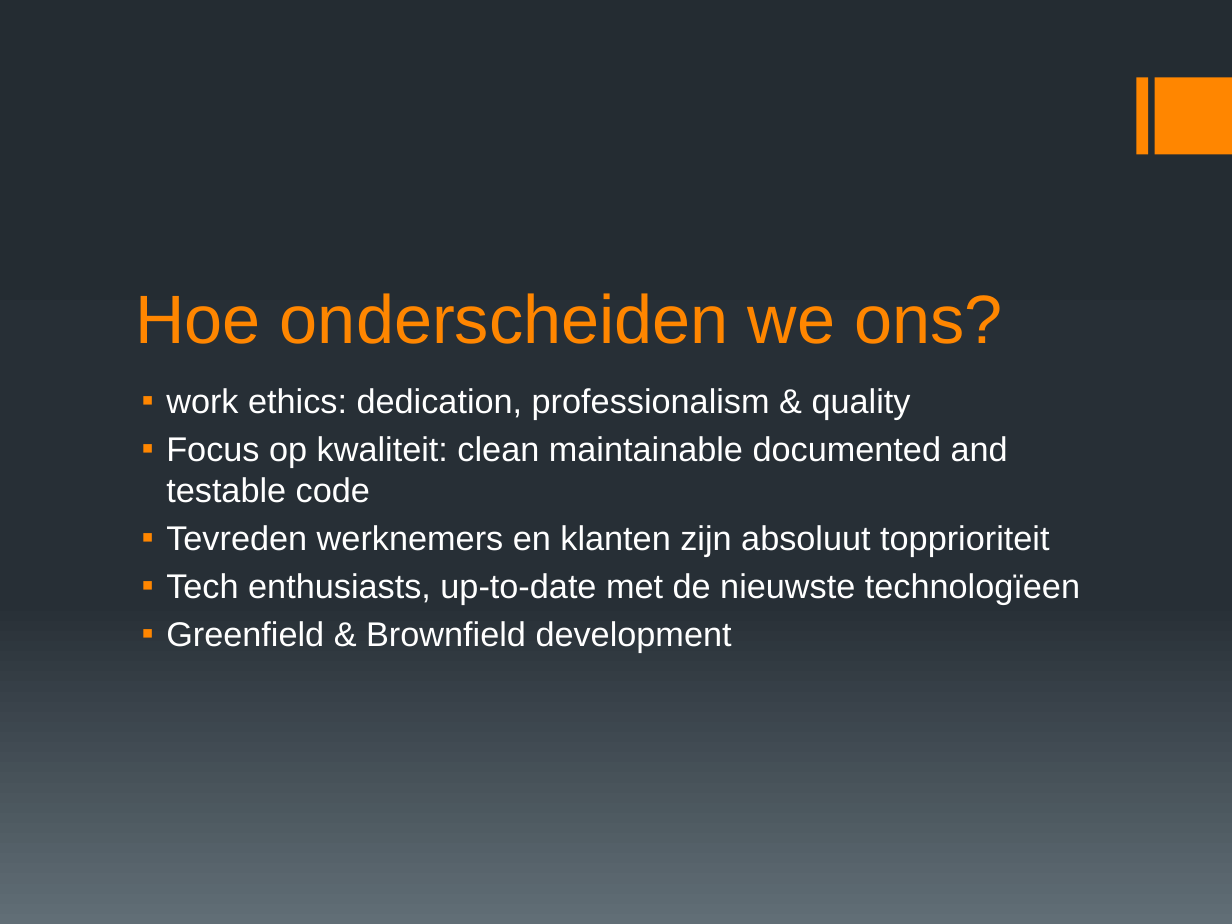
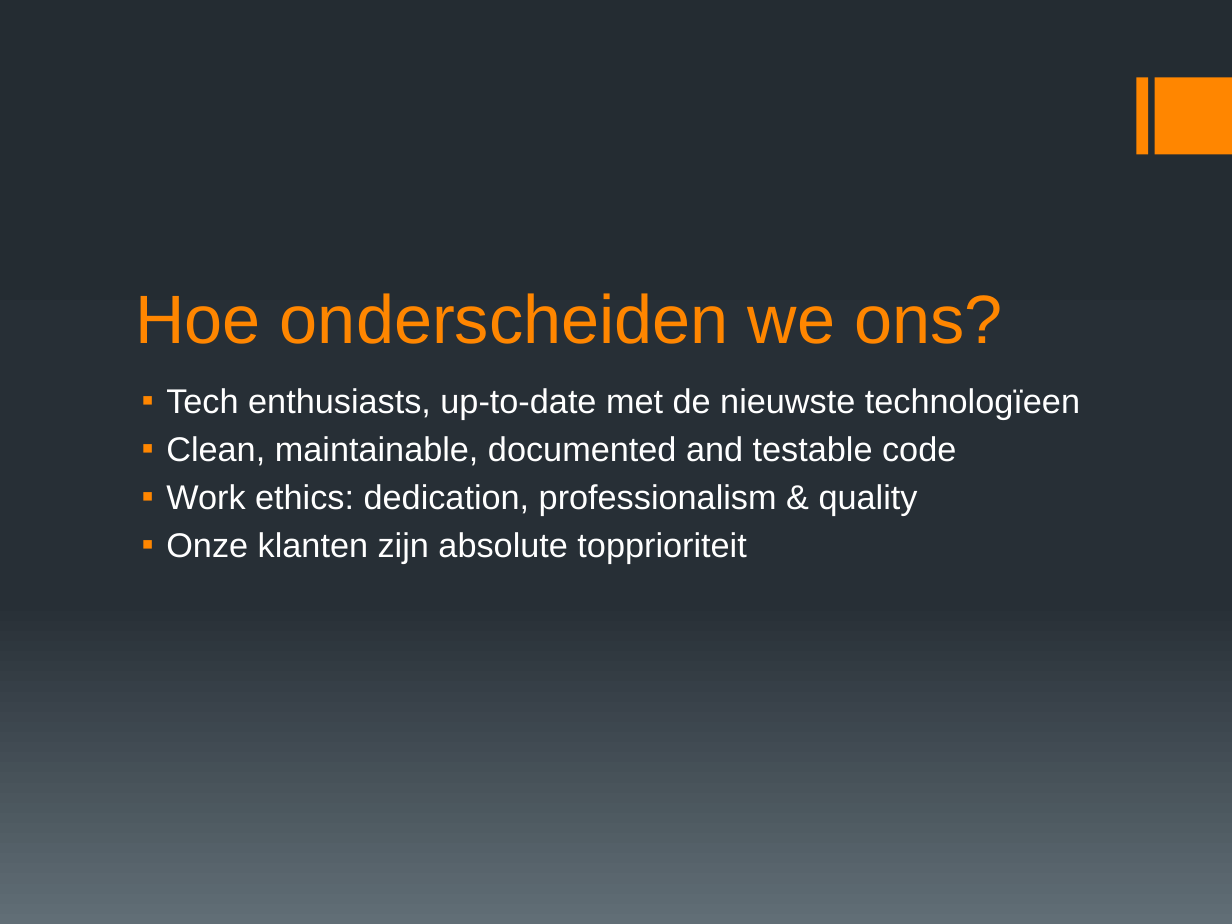
Before and after one commit to itenium-be/marketing, a slide deck: slide 8 of itenium.pptx (slide 7 before the commit). Drawn at 1232x924 pixels with LibreOffice and Linux fonts; fonts in the diff are those of the drawing. Boxes give left, top, right and bottom in pixels: in the first picture for what was removed or moved away, otherwise in the second. Text is boxed around its words. In the diff, an @@ line names an element or a change of style, - is before the commit and + after.

```diff
--- a/itenium.pptx
+++ b/itenium.pptx
@@ text at bbox=[166, 388, 1049, 557]: paragraphs removed @@
-▪ work ethics: dedication, professionalism & quality
-▪ Focus op kwaliteit: clean maintainable documented and testable code
-▪ Tevreden werknemers en klanten zijn absoluut topprioriteit
@@ text at bbox=[166, 436, 956, 563]: text changed @@
-▪ Greenfield & Brownfield development
+▪ Clean, maintainable, documented and testable code
+▪ Work ethics: dedication, professionalism & quality
+▪ Onze klanten zijn absolute topprioriteit
```
Also in this commit, not shown: 6 other slides changed.
